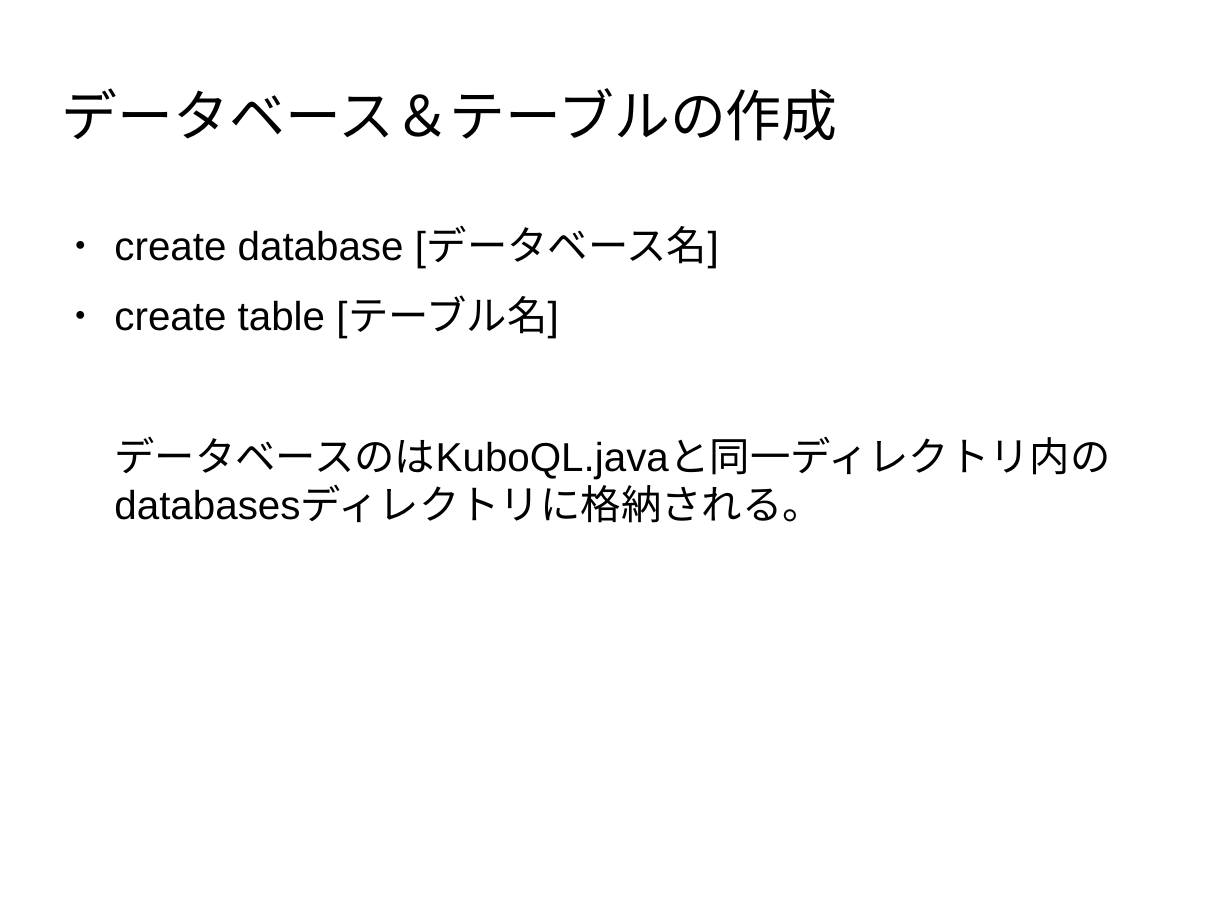
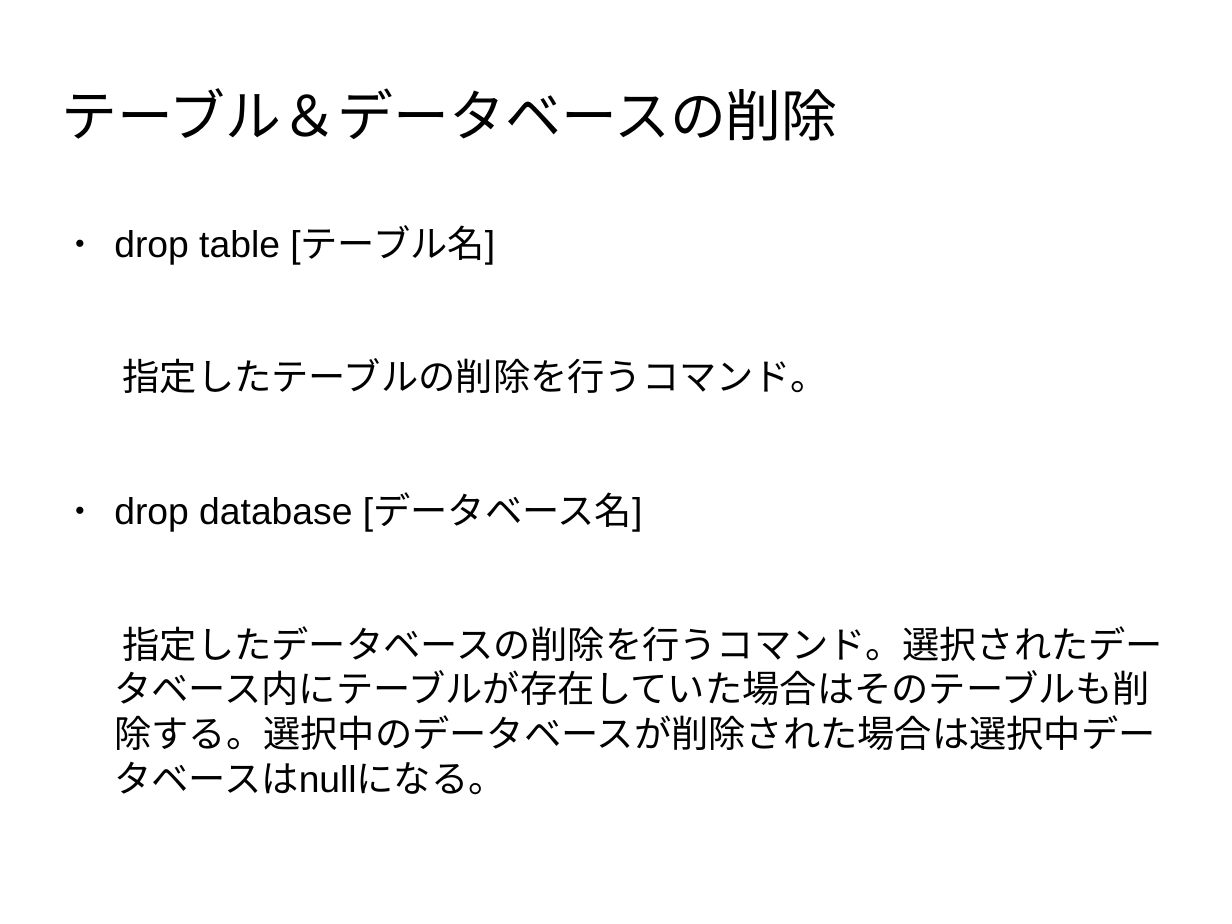
Before and after one commit to kuboshiba/KuboQL, a slide deck: slide 11 of KuboQL.odp (slide 4 before the commit). Drawn at 1232x924 pixels with LibreOffice and Linux fonts; fonts in the diff are those of the drawing; background and template pictures are left out. Boxes give left, top, right and bottom in pixels: in the first picture for what was removed or moved away, otherwise in the second. Text is boxed around its words. In the diff, an @@ line names an element or a change of style, - is before the commit and + after.

Commit message:
プレゼンテージョン仮完成

```diff
--- a/KuboQL.odp
+++ b/KuboQL.odp
@@ title at (x1=62, y1=88, x2=838, y2=141): text changed @@
-データベース＆テーブルの作成
+テーブル＆データベースの削除
@@ text at (x1=114, y1=228, x2=1164, y2=750): text changed; size 26 to 24.1 pt @@
-● create database [データベース名]
-● create table [テーブル名]
-データベースのはKuboQL.javaと同一ディレクトリ内のdatabasesディレクトリに格納される。
+● drop table [テーブル名]
+指定したテーブルの削除を行うコマンド。
+● drop database [データベース名]
+指定したデータベースの削除を行うコマンド。選択されたデータベース内にテーブルが存在していた場合はそのテーブルも削除する。選択中のデータベースが削除された場合は選択中データベースはnullになる。
```
Also in this commit, not shown: 1 other slide changed, 8 slides added.
